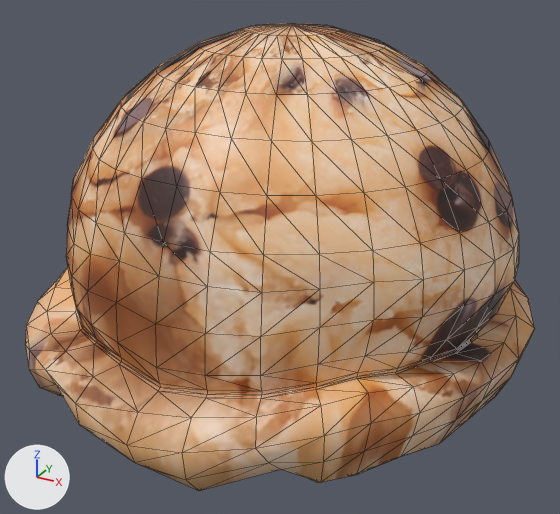
One commit to the glTF model public/gltf/scoops/scoop-cookies.gltf: the scene before it, then after it.
Rendered twice from a 50 mm camera at (0.927, -1.745, 0.905) aimed at (0.008, -0.074, 0.07). The lights are fixed; the arrows at lower left show +X, +Y and +Z. Mesh edges are drawn as thin lines. Where no turn or scale is listed for an object, it has been applied to the vertices.

Objects in the first picture: 'Scoop'.
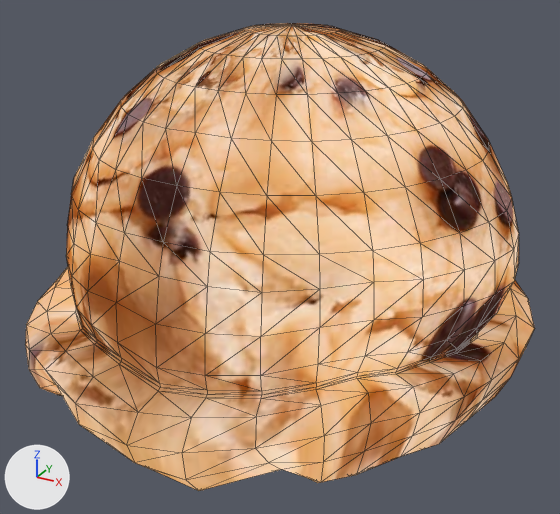
Changed parts and their boxes [x1, y1, x2, y2] in the pictures (560 x 514 px):
'Scoop', recoloured: [25, 23, 535, 491] in both

What changed in the scene script:
```text
Add img_cookie_dough_stock_photo:
    img_cookie_dough_stock_photo = load_image('Cookie Dough Stock Photo', '_unpacked/Cookie_Dough_Stock_Photo', 1000, 667, 'sRGB')
Add mat_material:
    mat_material = bpy.data.materials.new('Material')
    # uses the picture img_cookie_dough_stock_photo
Change me_scoop:
    where me_scoop.from_pydata(...)  # 641 vertices, 1248 faces; spans x -0.682..0.649, y -0.725..0.653, z -0.32..0.663
    remove me_scoop.materials.append(mat_material_002)  # picture img_cookie_dough_stock_photo__1
    add me_scoop.materials.append(mat_material)
```
